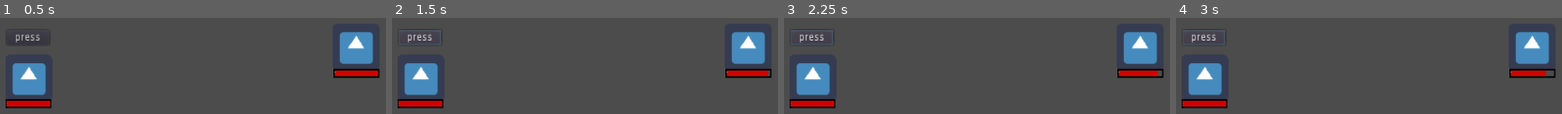
Above: before the commit, frames 1-4 (left to right).
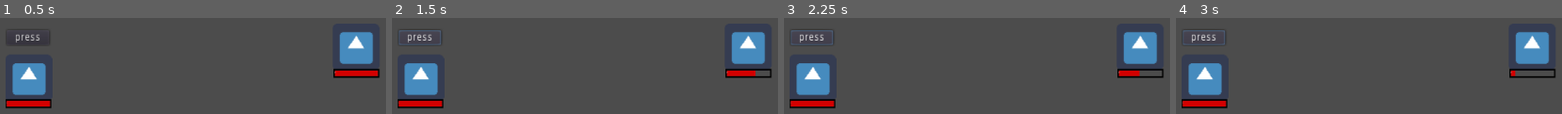
Above: after the commit, the same moments.

Repository: h19mili/TBRPG
Game: Godot game, scene res://test.tscn
The game is run twice, just before and just after one commit, with the same random seed, the same clock (stepped at 60 frames per second) and the same inputs. The engine's default icon, where the game draws it, is replaced by a stand-in: a white triangle on a blue panel in a dark square.
Inputs:
- Up to frame 1 (0.5 s): no input
- Up to frame 2 (1.5 s): click "press" at 0.5 s; click "press" at 1.25 s
- Up to frame 3 (2.25 s): click "press" at 2 s
- Up to frame 4 (3 s): tap Enter at 2.75 s; tap Q (Attack) at 2.85 s

Frame 1 is identical in both runs. In frame 2, 0.2% of the frame differs, in the area x 94-98%, y 54-61%; in frame 3, 0.3%; in frame 4, 0.5%, in the area x 87-96%, y 54-61%.

Commit message:
14th push

Diff:
--- a/Combatant.gd
+++ b/Combatant.gd
@@ -12,7 +12,7 @@
 signal completed
 signal Done
 onready var Health = get_node("KinematicBody2D/Player_health")
-# var M_STR = Battler_M
+onready var Mattack = get_node("../Monster").MSTR
 
 func _ready():
 	pass
@@ -21,7 +21,7 @@
 	pass
 
 func _on_Monster_Mdmg():
-	CM_HP -= 1
+	CM_HP += DEF - Mattack
 	Health.value = CM_HP
 	print (CM_HP)
 
--- a/Monster.gd
+++ b/Monster.gd
@@ -19,10 +19,9 @@
 	pass
 
 func _on_Combatant_Dmg():
-	cm_hp -= 1
+	cm_hp += MDEF - Attack
 	get_node("KinematicBody2D/Monster_health").value = cm_hp
 	print(cm_hp)
-	print(Attack)
 
 func init(max_hp, cm_hp):
 	self.cm_hp = max_hp * 1.0
--- a/Monster.tscn
+++ b/Monster.tscn
@@ -15,9 +15,6 @@
 __meta__ = {
 "_edit_group_": true
 }
-Max_HP = 23
-CM_HP = 23
-STR = 1
 
 [node name="KinematicBody2D" type="KinematicBody2D" parent="."]
 
@@ -39,3 +36,6 @@
 
 [node name="M-Action" type="Node" parent="."]
 script = ExtResource( 5 )
+
+[node name="Mstart" type="Timer" parent="."]
+process_mode = 0
--- a/test.tscn
+++ b/test.tscn
@@ -15,15 +15,15 @@
 script = ExtResource( 2 )
 
 [node name="Combatant" parent="TurnQ" instance=ExtResource( 3 )]
-Speed = 4
+Speed = 5
 STR = 8
-DEF = 5
+DEF = 4
 
 [node name="Monster" parent="TurnQ" instance=ExtResource( 4 )]
 position = Vector2( 697.643, 245.773 )
 max_hp = 23
 cm_hp = 23
-MSTR = 3
+MSTR = 5
 Speed = 8
 MDEF = 4
 [connection signal="timeout" from="Monstertimer" to="TurnQ/Monster" method="_on_Monstertimer_timeout"]
